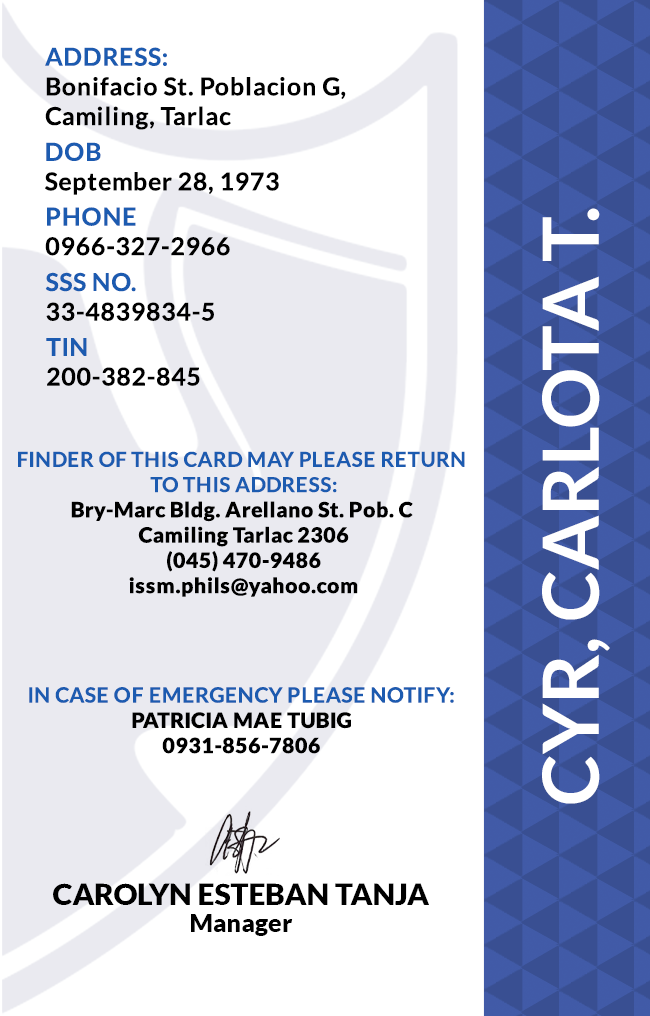
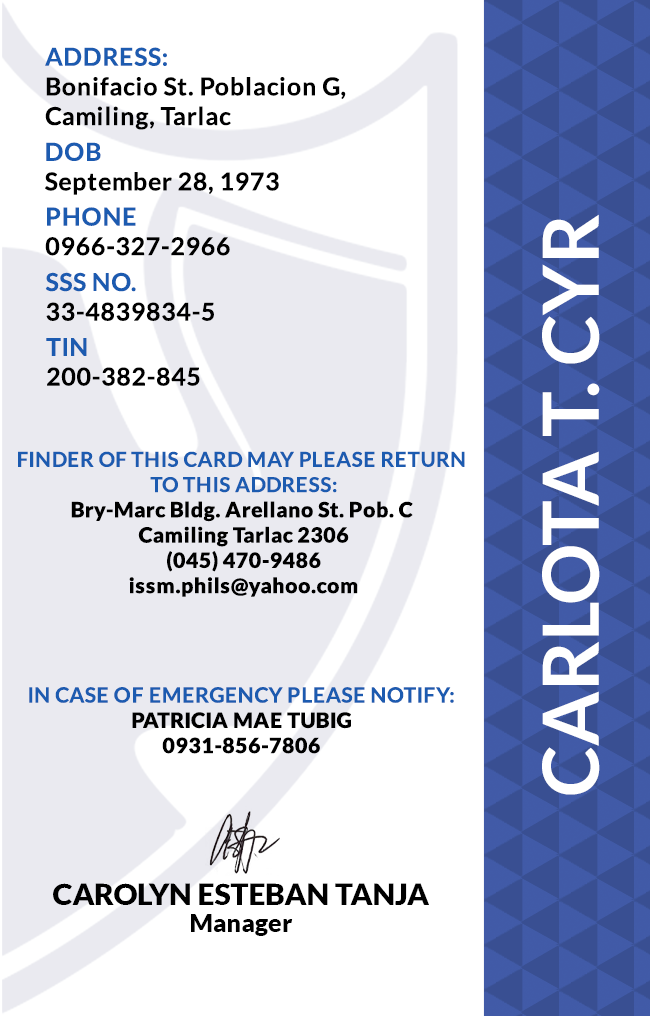
Before/after of a 650×1016 layered artwork. What changed in the layer stack:
renamed "CYR, CARLOTA T." to "CARLOTA T. CYR", painted on it over <box>542,208,610,804</box>
